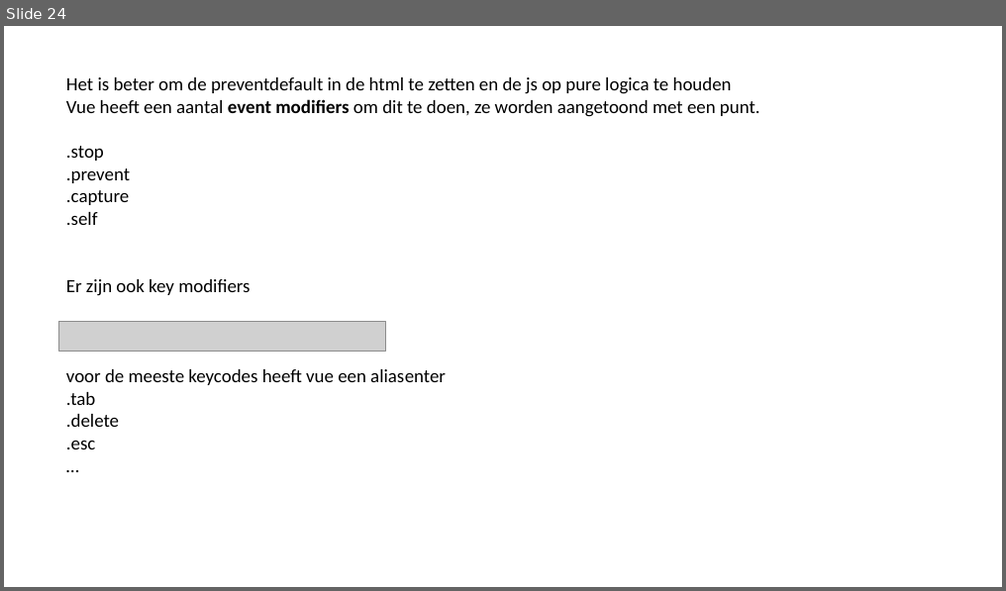
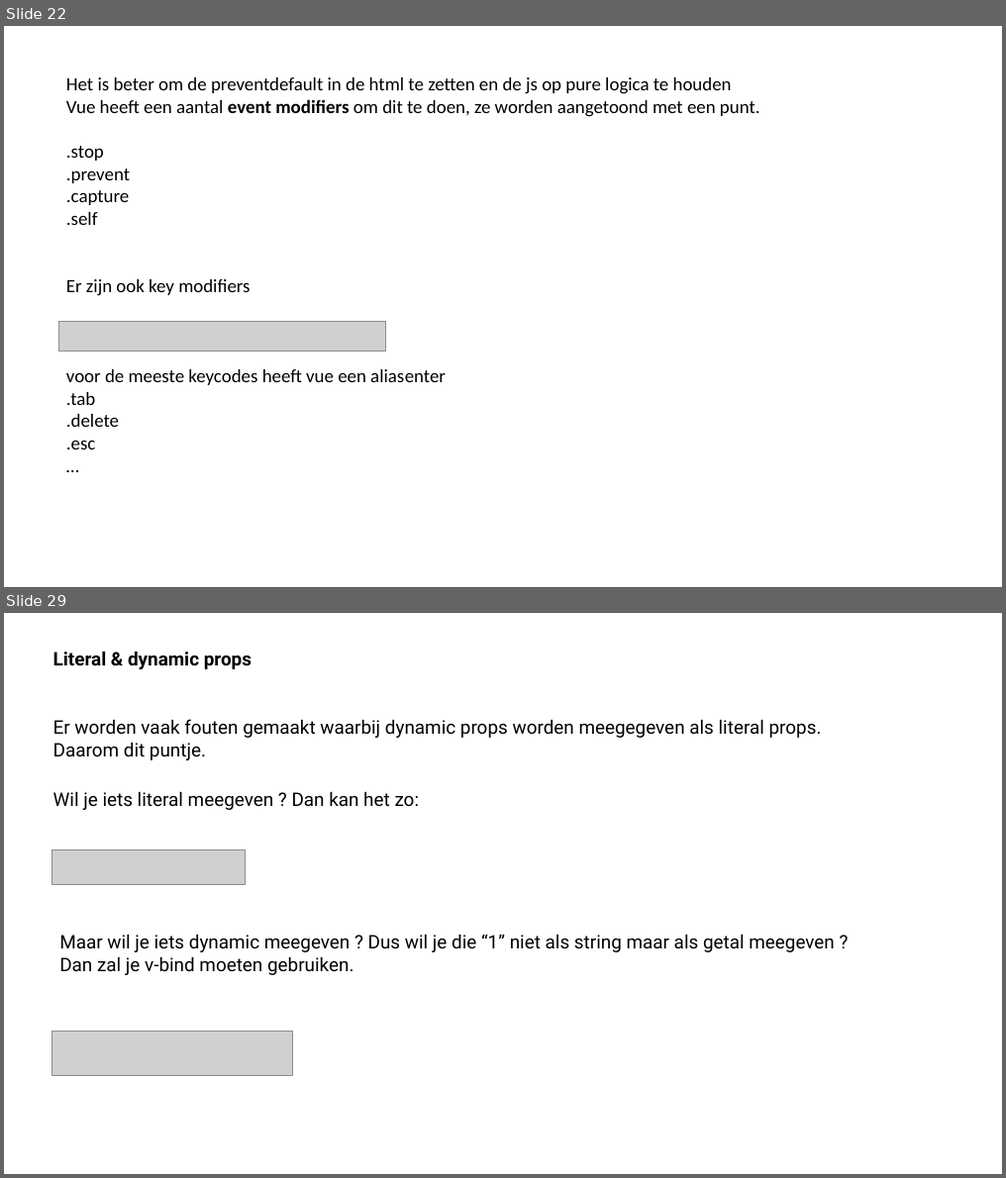
Before and after one commit to sepperenty/web-research-3, a slide deck: newTech/slideshow.pptx. Shown one above the other, each under a label of ours: slide 24 before the commit, slides 22 and 29 after it; the slides between them are not shown. The pictures are 1006x591 and 1006x1178 pixels, drawn with LibreOffice and Linux fonts; fonts in the diff are those of the drawing; grey boxes stand for pictures. Boxes give left, top, right and bottom in pixels: in the first picture for what was removed or moved away, otherwise in the second. Text is boxed around its words. In the diff, an @@ line names an element or a change of style, - is before the commit and + after.

```diff
--- a/newTech/slideshow.pptx
+++ b/newTech/slideshow.pptx
@@ slide 29 added at (4,613,1002,1174), background #FFFFFF @@
@@ text added at (54,651,252,669), 18 pt, text #000000, bold @@
+Literal & dynamic props
@@ text added at (54,719,822,761), 18 pt, text #000000 @@
+Er worden vaak fouten gemaakt waarbij dynamic props worden meegegeven als literal props.
+Daarom dit puntje.
@@ text added at (54,791,420,810), 18 pt, text #000000 @@
+Wil je iets literal meegeven ? Dan kan het zo:
@@ picture added at (53,851,245,885) @@
@@ text added at (59,934,835,975), 18 pt, text #000000 @@
+Maar wil je iets dynamic meegeven ? Dus wil je die “1” niet als string maar als getal meegeven ? Dan zal je v-bind moeten gebruiken.
@@ picture added at (53,1032,293,1075) @@
@@ what was slide 24 is now slide 22 @@
```
Also in this commit, not shown: 1 slide changed, 7 other slides added, 2 slides removed, 4 other files.
